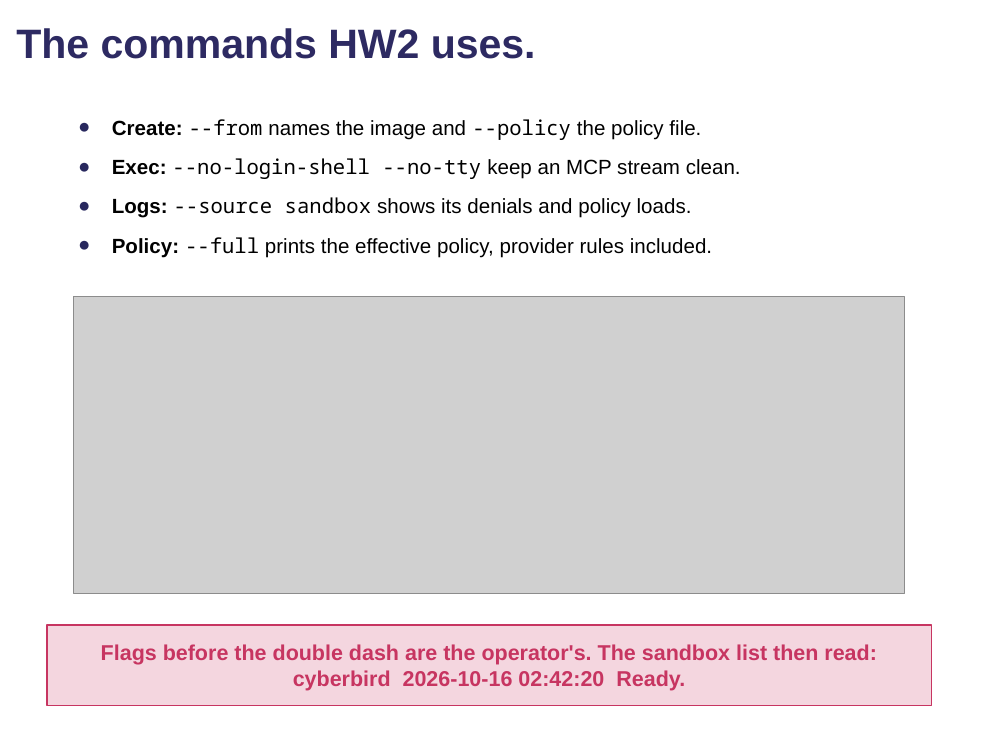
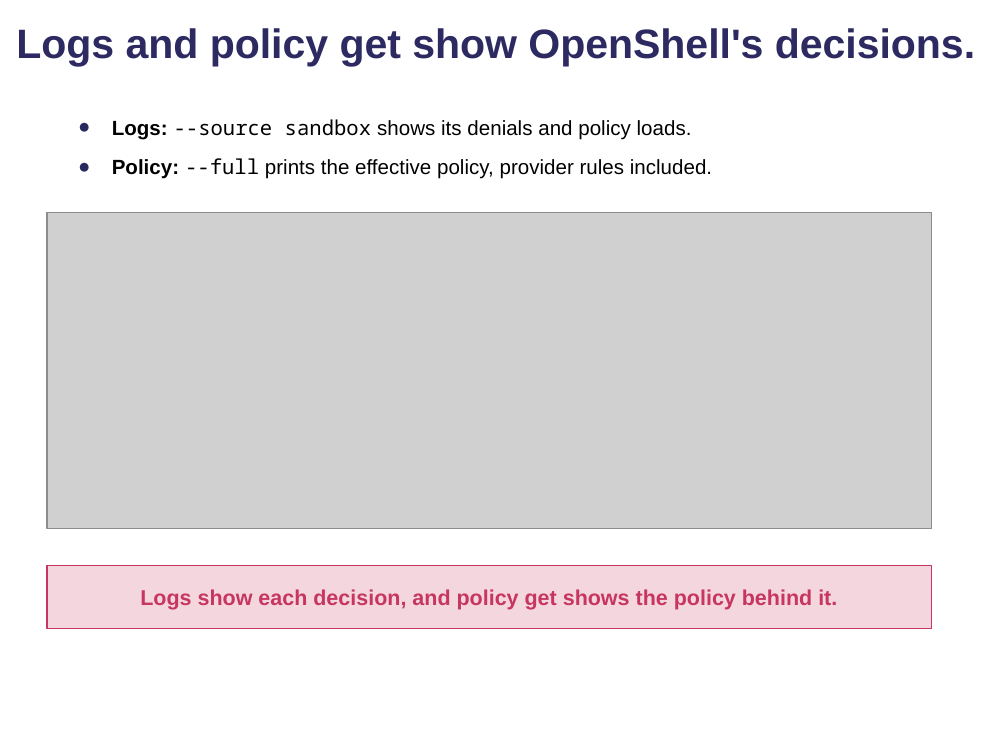
Before and after one commit to comse6998-019/lectures, a slide deck: slide 186 of lecture-6--2026-10-16/lecture6.pptx (slide 185 before the commit). Drawn at 1008x756 pixels with LibreOffice and Linux fonts; fonts in the diff are those of the drawing; grey boxes stand for pictures; background and template pictures are left out. Boxes give left, top, right and bottom in pixels: in the first picture for what was removed or moved away, otherwise in the second. Text is boxed around its words. In the diff, an @@ line names an element or a change of style, - is before the commit and + after.

Commit message:
Lecture 6: create and exec brought forward after the components build, logs and policy get kept after the policy (patch-r6g.py on the saved deck, 221 slides); reading PDF rebuilt, 76 pages

```diff
--- a/lecture-6--2026-10-16/lecture6.pptx
+++ b/lecture-6--2026-10-16/lecture6.pptx
@@ title at [16,28,975,66]: text changed @@
-The commands HW2 uses.
+Logs and policy get show OpenShell's decisions.
@@ text at [112,119,741,179]: paragraphs removed @@
-● Create: --from names the image and --policy the policy file.
-● Exec: --no-login-shell --no-tty keep an MCP stream clean.
@@ picture: place and size @@
-picture at [74,297,905,594]
+picture at [47,212,931,528]
@@ rectangle "Logs show each decision, and ...": place and size @@
-rectangle "Logs show each decision, and ..." at [47,625,931,706]
+rectangle "Logs show each decision, and ..." at [47,566,931,629]
@@ text in rectangle at [140,589,837,610]: text changed @@
-Flags before the double dash are the operator's. The sandbox list then read: cyberbird 2026-10-16 02:42:20 Ready.
+Logs show each decision, and policy get shows the policy behind it.
```
Also in this commit, not shown: 5 other slides changed, 1 slide added, 2 other files.
